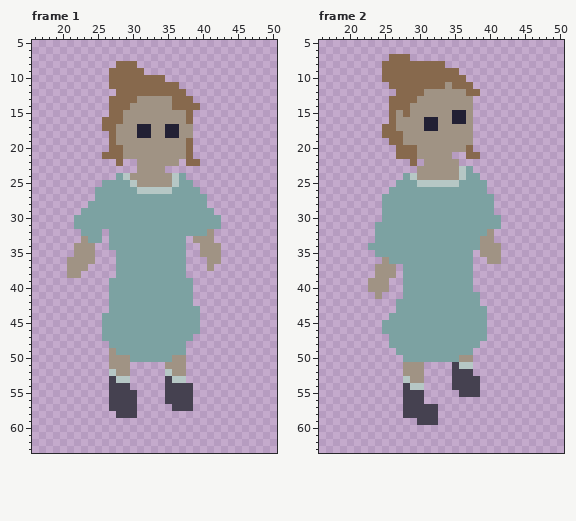
Two versions of one pixel-art file, Assets/Art/Aseprite/CharacterRotation.aseprite. The first picture shows the starting point.
64x64 pixels, 8 frames. Shown: frame 1: x 16..50, y 5..63; frame 2: x 16..50, y 5..63. The commit also changed other frames, which this record leaves out.
And afterwards:
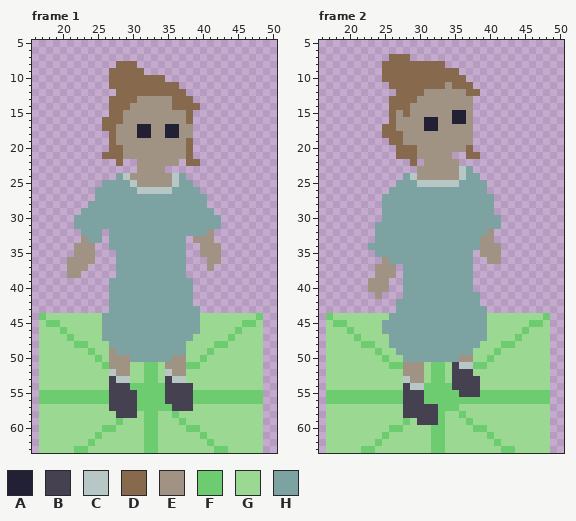
Palette (. is transparent): A #222034  B #454150  C #b6c7c5  D #87694d  E #a09384  F #6ecc70  G #9bd992  H #7ca2a2
What changed:
layer "Guide" now shown
Frame 1, layer "Guide":
y 44: x 17..25 ......... -> FGGGGGGGG; x 40..48 ......... -> GGGGGGGGF
y 45: x 17..25 ......... -> GFFGGGGGG; x 40..48 ......... -> GGGGGGFFG
y 46: x 17..25 ......... -> GGGFGGGGG; x 40..48 ......... -> GGGGGFGGG
y 47: x 17..25 ......... -> GGGGFGGGG; x 39..48 .......... -> GGGGGFGGGG
y 48: x 17..26 .......... -> GGGGGFFGGG; x 38..48 ........... -> GGGGFFGGGGG
y 49: x 17..26 .......... -> GGGGGGGFGG; x 38..48 ........... -> GGGFGGGGGGG
y 50: x 17..26 .......... -> GGGGGGGGFG; x 38..48 ........... -> GGFGGGGGGGG
y 51: x 17..26 .......... -> GGGGGGGGGF; x 30..34 ..... -> GGFFG; x 38..48 ........... -> FFGGGGGGGGG
y 52..53: x 17..26 .......... -> GGGGGGGGGG; x 30..34 ..... -> GGFFG; x 38..48 ........... -> GGGGGGGGGGG
y 54: x 17..26 .......... -> GGGGGGGGGG; x 30..34 ..... -> FFFFF; x 39..48 .......... -> GGGGGGGGGG
y 55..56: x 17..26 .......... -> FFFFFFFFFF; x 31..34 .... -> FFFF; x 39..48 .......... -> FFFFFFFFFF
y 57: x 17..26 .......... -> GGGGGGGGGG; x 31..35 ..... -> FFFFF; x 39..48 .......... -> GGGGGGGGGG
y 58: x 17..27 ........... -> GGGGGGGGGGG; x 31..48 .................. -> GFFGGFGGGGGGGGGGGG
y 59: x 17..48 ................................ -> GGGGGGGGGGGFGGGFFGGGFGGGGGGGGGGG
y 60: x 17..48 ................................ -> GGGGGGGGGFFGGGGFFGGGGFFGGGGGGGGG
y 61: x 17..48 ................................ -> GGGGGGGGFGGGGGGFFGGGGGGFGGGGGGGG
y 62: x 17..48 ................................ -> GGGGGGGFGGGGGGGFFGGGGGGGFGGGGGGG
y 63: x 17..48 ................................ -> GGGGGFFGGGGGGGGFFGGGGGGGGFFGGGGG
Frame 2, layer "Guide":
y 44: x 17..25 ......... -> FGGGGGGGG; x 40..48 ......... -> GGGGGGGGF
y 45: x 17..24 ........ -> GFFGGGGG; x 40..48 ......... -> GGGGGGFFG
y 46: x 17..24 ........ -> GGGFGGGG; x 40..48 ......... -> GGGGGFGGG
y 47: x 17..25 ......... -> GGGGFGGGG; x 40..48 ......... -> GGGGFGGGG
y 48: x 17..25 ......... -> GGGGGFFGG; x 39..48 .......... -> GGGFFGGGGG
y 49: x 17..26 .......... -> GGGGGGGFGG; x 38..48 ........... -> GGGFGGGGGGG
y 50: x 17..27 ........... -> GGGGGGGGFGG; x 38..48 ........... -> GGFGGGGGGGG
y 51: x 17..27 ........... -> GGGGGGGGGFF; x 31..34 .... -> GFFG; x 38..48 ........... -> FFGGGGGGGGG
y 52: x 17..27 ........... -> GGGGGGGGGGG; x 31..34 .... -> GFFG; x 38..48 ........... -> GGGGGGGGGGG
y 53: x 17..27 ........... -> GGGGGGGGGGG; x 31..34 .... -> GFFG; x 39..48 .......... -> GGGGGGGGGG
y 54: x 17..27 ........... -> GGGGGGGGGGG; x 31..34 .... -> FFFF; x 39..48 .......... -> GGGGGGGGGG
y 55: x 17..27 ........... -> FFFFFFFFFFF; x 31..35 ..... -> FFFFF; x 39..48 .......... -> FFFFFFFFFF
y 56: x 17..27 ........... -> FFFFFFFFFFF; x 31..48 .................. -> FFFFFFFFFFFFFFFFFF
y 57: x 17..27 ........... -> GGGGGGGGGGG; x 33..48 ................ -> FFFGGGGGGGGGGGGG
y 58: x 17..27 ........... -> GGGGGGGGGGG; x 33..48 ................ -> FGGFGGGGGGGGGGGG
y 59: x 17..29 ............. -> GGGGGGGGGGGFG; x 33..48 ................ -> FGGGFGGGGGGGGGGG
y 60: x 17..48 ................................ -> GGGGGGGGGFFGGGGFFGGGGFFGGGGGGGGG
y 61: x 17..48 ................................ -> GGGGGGGGFGGGGGGFFGGGGGGFGGGGGGGG
y 62: x 17..48 ................................ -> GGGGGGGFGGGGGGGFFGGGGGGGFGGGGGGG
y 63: x 17..48 ................................ -> GGGGGFFGGGGGGGGFFGGGGGGGGFFGGGGG
Where, in picture pixels (left, top, right, bottom), the same in both pictures:
added: (39, 313, 263, 453)
added: (326, 313, 550, 453)
